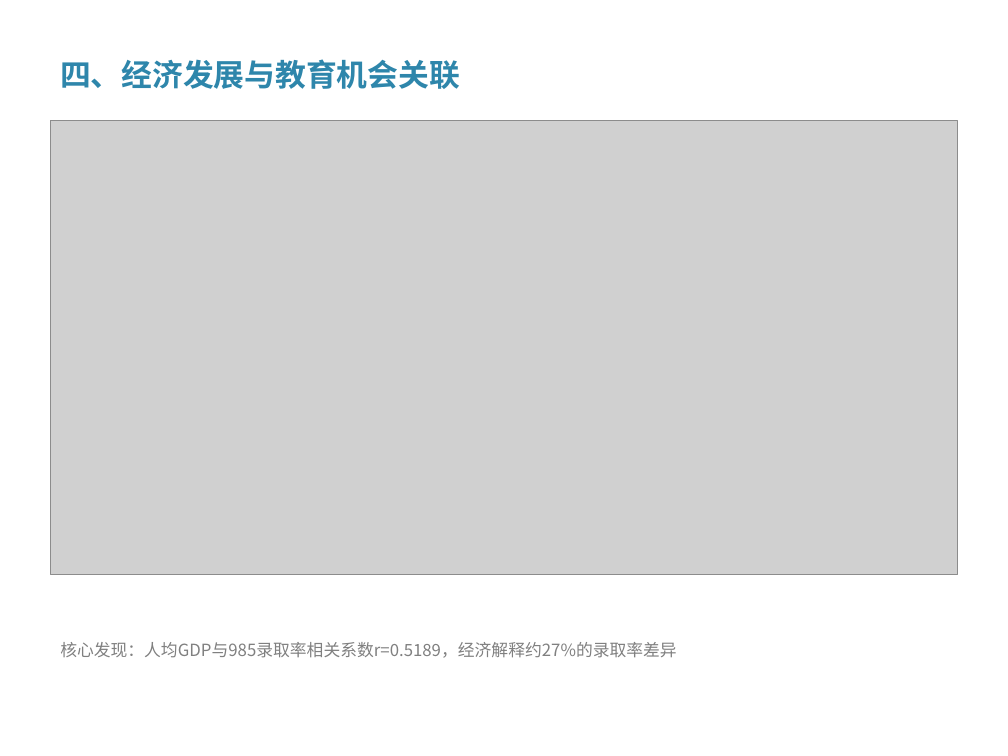
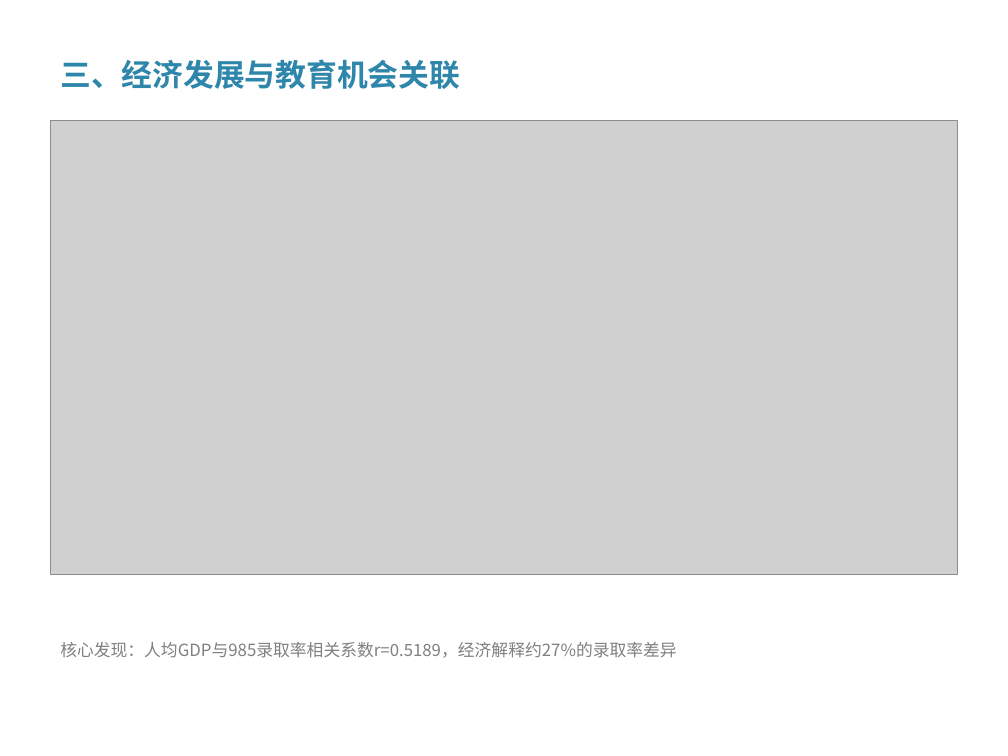
Before and after one commit to Tequlia-Hermit/DaSE-Introduction-, a slide deck: slide 4 of 教育经济分析_期末大作业.pptx. Drawn at 1008x756 pixels with LibreOffice and Linux fonts; fonts in the diff are those of the drawing; grey boxes stand for pictures. Boxes give left, top, right and bottom in pixels: in the first picture for what was removed or moved away, otherwise in the second. Text is boxed around its words. In the diff, an @@ line names an element or a change of style, - is before the commit and + after.

```diff
--- a/教育经济分析_期末大作业.pptx
+++ b/教育经济分析_期末大作业.pptx
@@ text at <box>60,59,460,89</box>: text changed @@
-四、经济发展与教育机会关联
+三、经济发展与教育机会关联
```
Also in this commit, not shown: 7 other slides changed, 7 other files.
